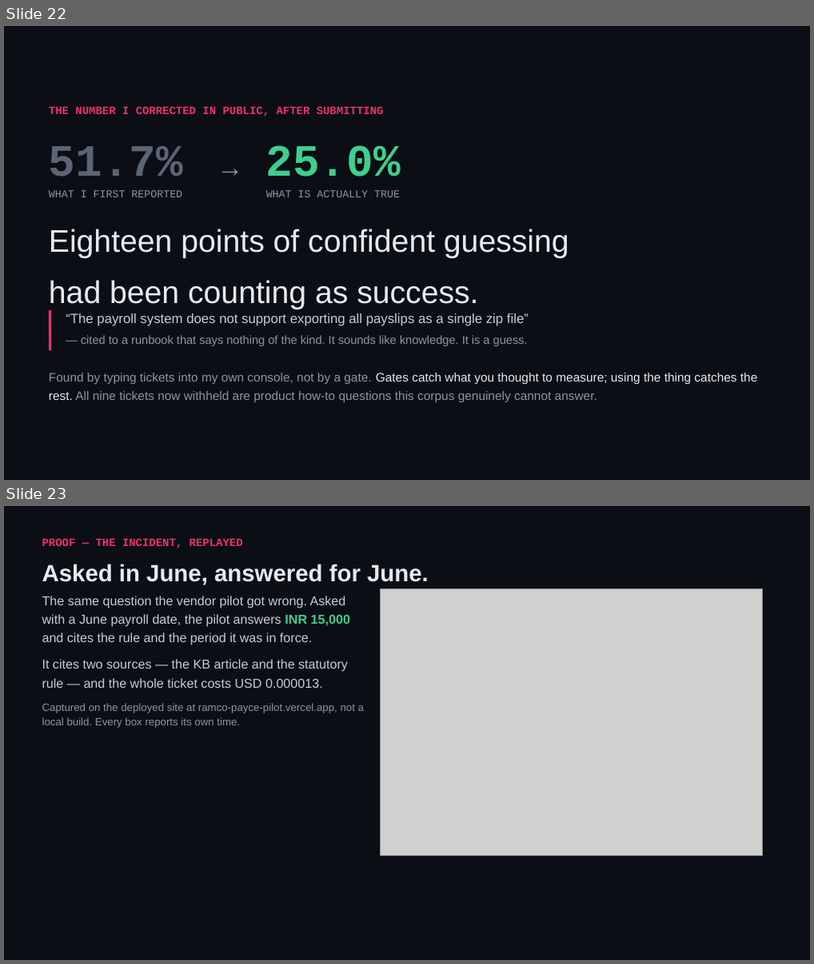
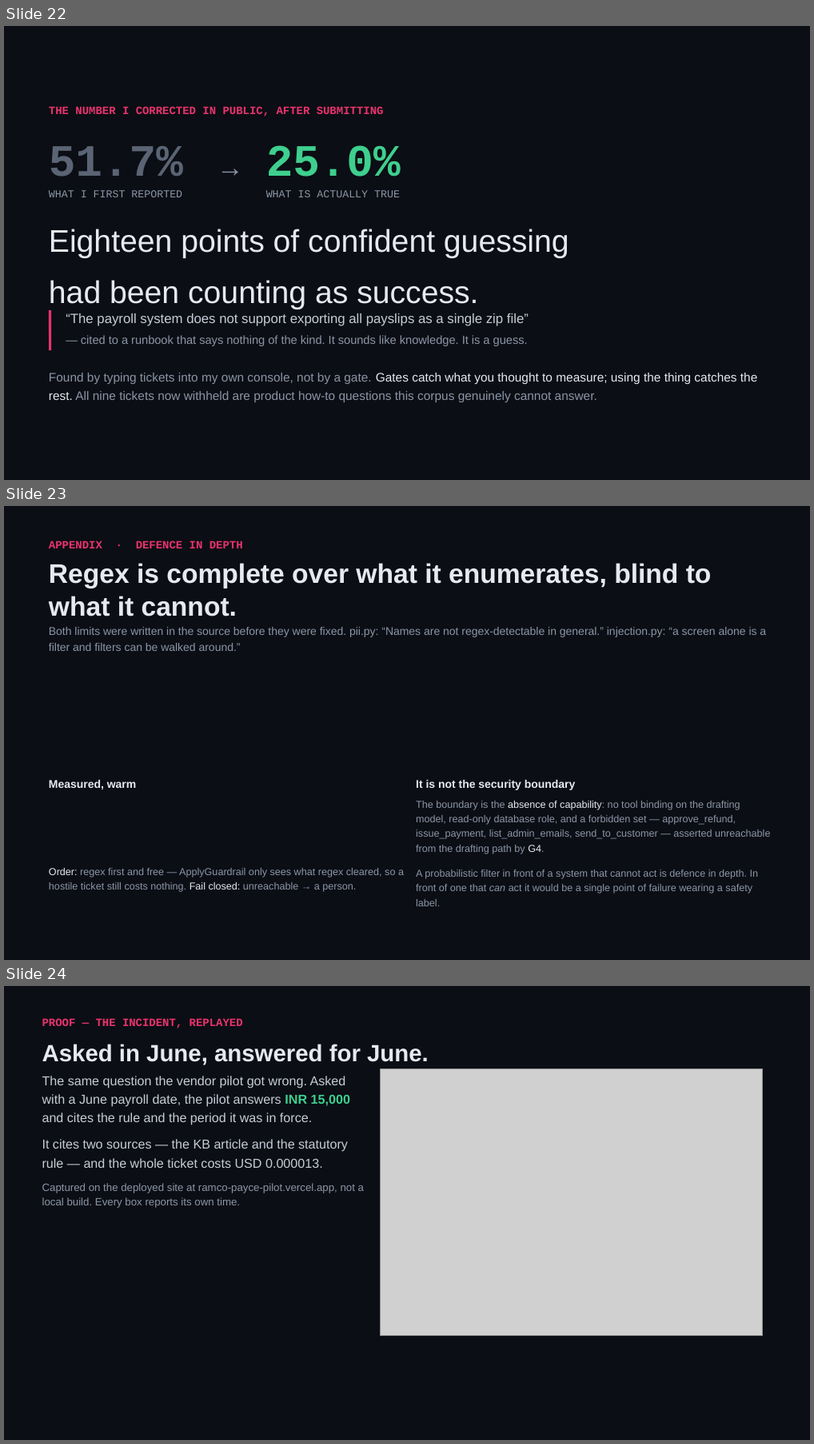
Before and after one commit to shivam-25/ramco-payce-pilot, a slide deck: docs/deck/ramco-payce-pilot.pptx. Shown one above the other, each under a label of ours: slides 22 and 23 before the commit, slides 22, 23 and 24 after it. The pictures are 814x964 and 814x1444 pixels, drawn with LibreOffice and Linux fonts; fonts in the diff are those of the drawing; grey boxes stand for pictures. Boxes give left, top, right and bottom in pixels: in the first picture for what was removed or moved away, otherwise in the second. Text is boxed around its words. In the diff, an @@ line names an element or a change of style, - is before the commit and + after.

```diff
--- a/docs/deck/ramco-payce-pilot.pptx
+++ b/docs/deck/ramco-payce-pilot.pptx
@@ slide 23 added at [4,506,810,960], background #0B0E14 @@
@@ text added at [49,540,243,548], 10 pt, text #E8336D, bold @@
+APPENDIX · DEFENCE IN DEPTH
@@ text added at [49,563,712,616], 24 pt, text #E6E9EF, bold @@
+Regex is complete over what it enumerates, blind to what it cannot.
@@ text added at [49,627,766,651], 10 pt, text #8B95A7 @@
+Both limits were written in the source before they were fixed. pii.py: “Names are not regex-detectable in general.” injection.py: “a screen alone is a filter and filters can be walked around.”
@@ text added at [49,780,137,789], 10 pt, text #E6E9EF, bold @@
+Measured, warm
@@ text added at [416,780,576,790], 10 pt, text #E6E9EF, bold @@
+It is not the security boundary
@@ text added at [416,800,770,854], 9 pt, text #8B95A7 @@
+The boundary is the absence of capability: no tool binding on the drafting model, read-only database role, and a forbidden set — approve_refund, issue_payment, list_admin_emails, send_to_customer — asserted unreachable from the drafting path by G4.
@@ text added at [49,868,404,892], 9 pt, text #8B95A7 @@
+Order: regex first and free — ApplyGuardrail only sees what regex cleared, so a hostile ticket still costs nothing. Fail closed: unreachable → a person.
@@ text added at [416,869,759,906], 9 pt, text #8B95A7 @@
+A probabilistic filter in front of a system that cannot act is defence in depth. In front of one that can act it would be a single point of failure wearing a safety label.
@@ what was slide 23 is now slide 24 @@
```
Also in this commit, not shown: 1 slide changed, 5 other files.
